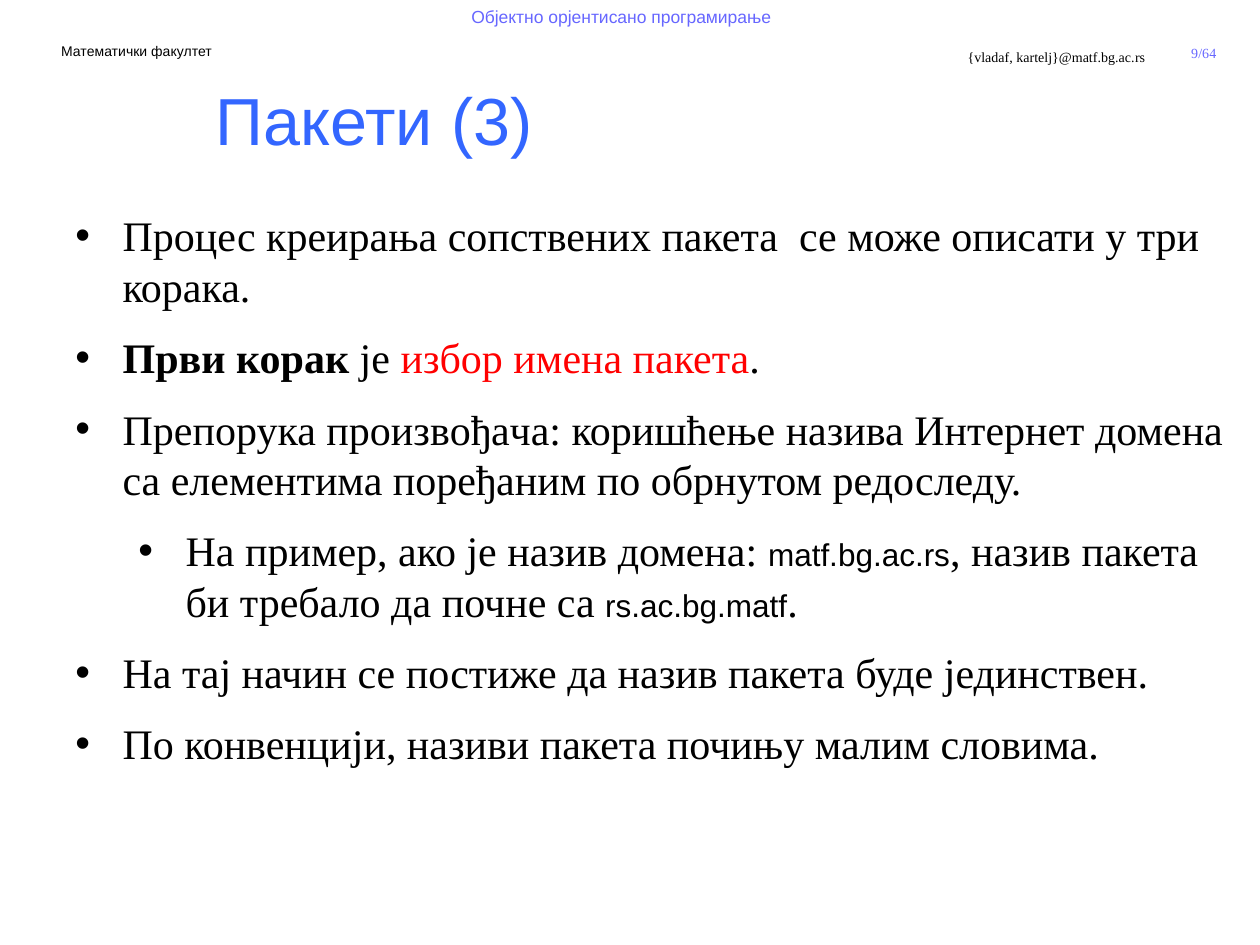
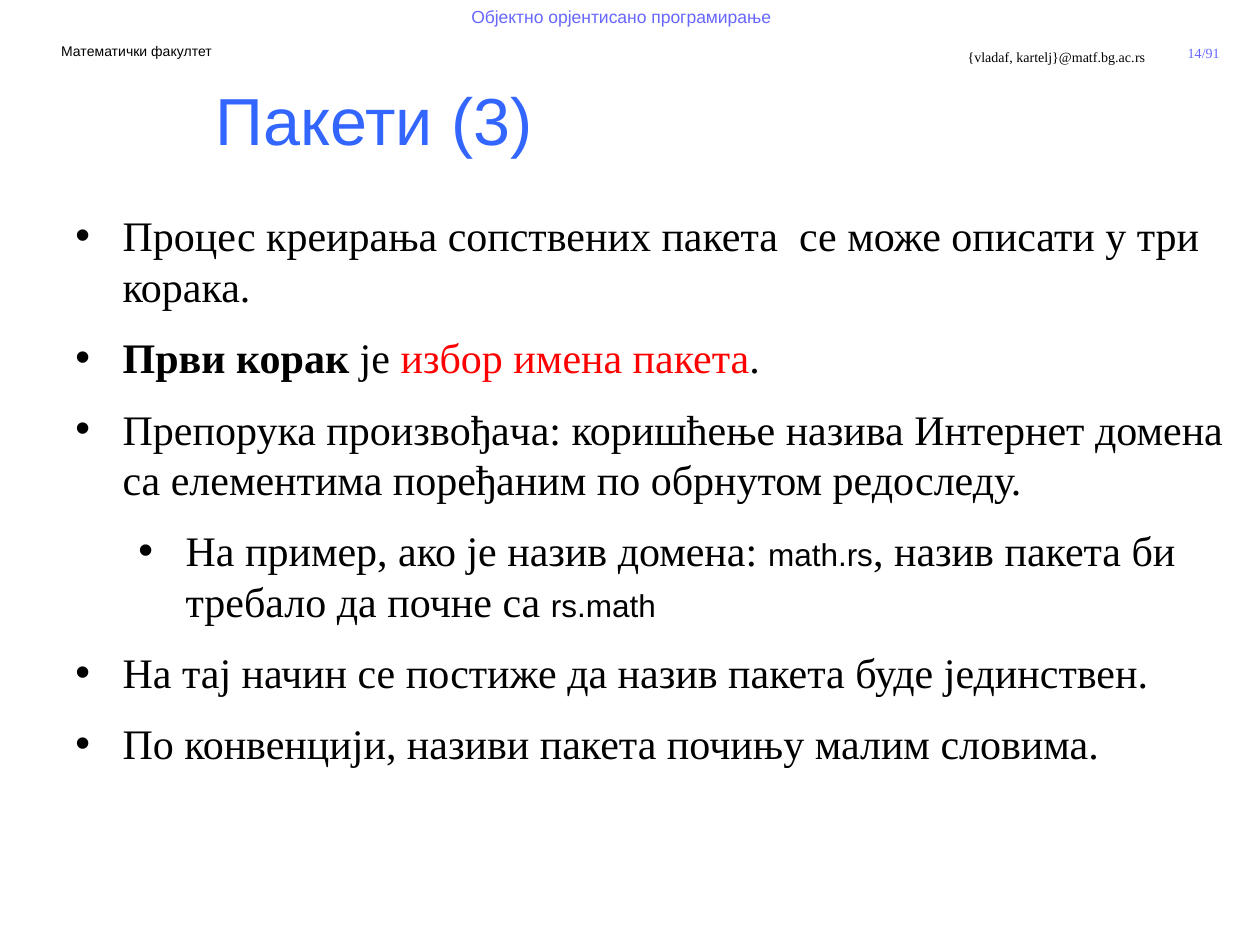
Before and after one commit to MatfOOP/OOP, a slide deck: slide 14 of predavanja/prezentacije/OOP09-Klase u Javi.pptx (slide 9 before the commit). Drawn at 1260x945 pixels with LibreOffice and Linux fonts; fonts in the diff are those of the drawing; background and template pictures are left out. Boxes give left, top, right and bottom in pixels: in the first picture for what was removed or moved away, otherwise in the second. Text is boxed around its words. In the diff, an @@ line names an element or a change of style, - is before the commit and + after.

```diff
--- a/predavanja/prezentacije/OOP09-Klase u Javi.pptx
+++ b/predavanja/prezentacije/OOP09-Klase u Javi.pptx
@@ page number at (1188, 49, 1220, 58): text changed @@
-9/64
+14/91
@@ text at (186, 536, 1176, 626): text changed @@
-  • На пример, ако је назив домена: matf.bg.ac.rs, назив пакета би требало да почне са rs.ac.bg.matf.
+  • На пример, ако је назив домена: math.rs, назив пакета би требало да почне са rs.math
```
Also in this commit, not shown: 25 other slides changed, 27 slides added, 4 other files.
